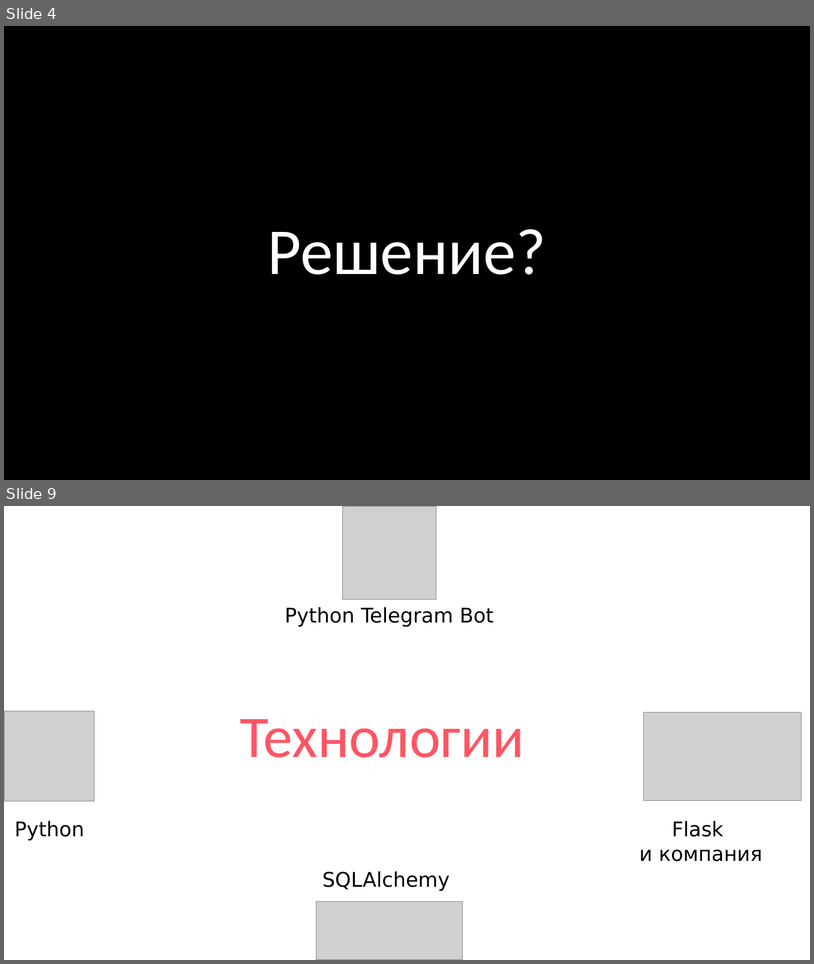
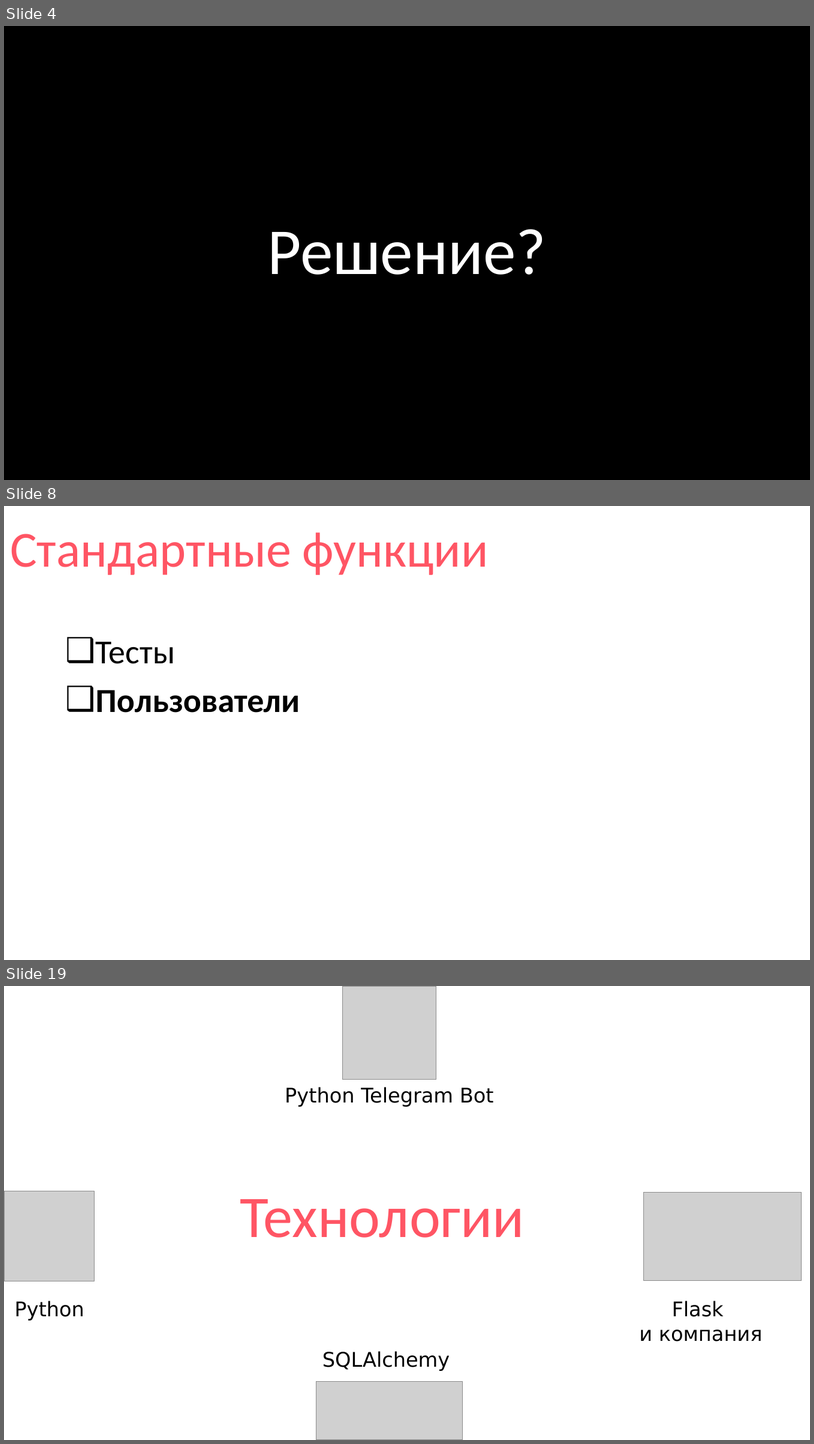
Before and after one commit to thecattest/testing-system, a slide deck: presentation.pptx. Shown one above the other, each under a label of ours: slides 4 and 9 before the commit, slides 4, 8 and 19 after it; the slides between them are not shown. The pictures are 814x964 and 814x1444 pixels, drawn with LibreOffice and Linux fonts; fonts in the diff are those of the drawing; grey boxes stand for pictures. Boxes give left, top, right and bottom in pixels: in the first picture for what was removed or moved away, otherwise in the second. Text is boxed around its words. In the diff, an @@ line names an element or a change of style, - is before the commit and + after.

```diff
--- a/presentation.pptx
+++ b/presentation.pptx
@@ slide 8 added at [4, 506, 810, 960], background #FFFFFF @@
@@ title added at [10, 532, 489, 575], 60 pt, text #FF5564 @@
+Стандартные функции
@@ text added at [96, 642, 300, 712], 40 pt, text #000000, bold @@
+❑ Тесты
+❑ Пользователи
@@ what was slide 9 is now slide 19 @@
```
Also in this commit, not shown: 2 slides changed, 17 other slides added, 5 slides removed, 1 other file.
